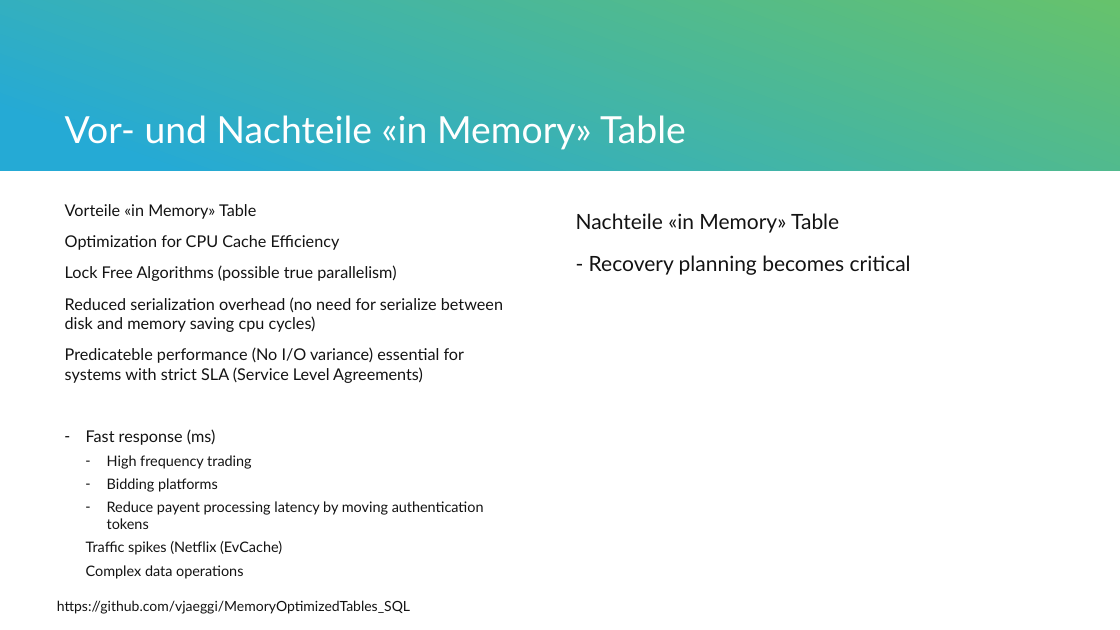
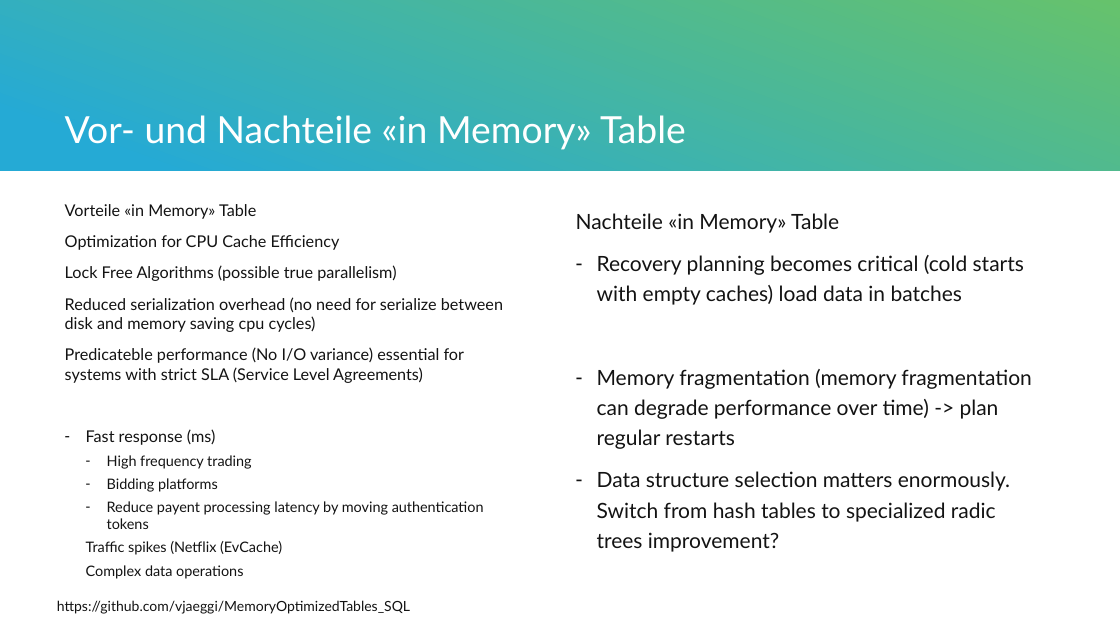
Before and after one commit to vjaeggi/MemoryOptimizedTables_SQL, a slide deck: slide 7 of presentation/MemoryOptimizedTables_SQLDatenbanken.pptx. Drawn at 1120x630 pixels with LibreOffice and Linux fonts; fonts in the diff are those of the drawing. Boxes give left, top, right and bottom in pixels: in the first picture for what was removed or moved away, otherwise in the second. Text is boxed around its words. In the diff, an @@ line names an element or a change of style, - is before the commit and + after.

```diff
--- a/presentation/MemoryOptimizedTables_SQLDatenbanken.pptx
+++ b/presentation/MemoryOptimizedTables_SQLDatenbanken.pptx
@@ text at <box>597,255,1031,552</box>: text changed @@
-- Recovery planning becomes critical
+– Recovery planning becomes critical (cold starts with empty caches) load data in batches
+– Memory fragmentation (memory fragmentation can degrade performance over time) -> plan regular restarts
+– Data structure selection matters enormously. Switch from hash tables to specialized radic trees improvement?
```
Also in this commit, not shown: 1 other slide changed, 1 other file.
